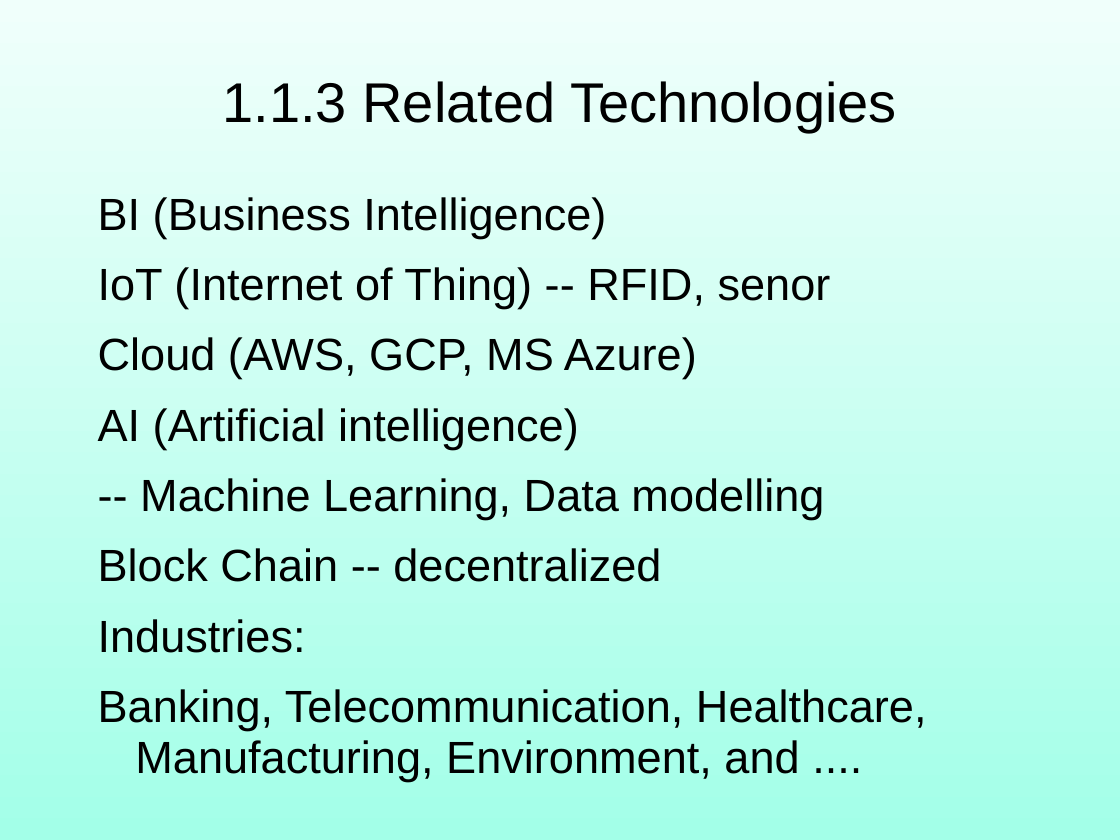
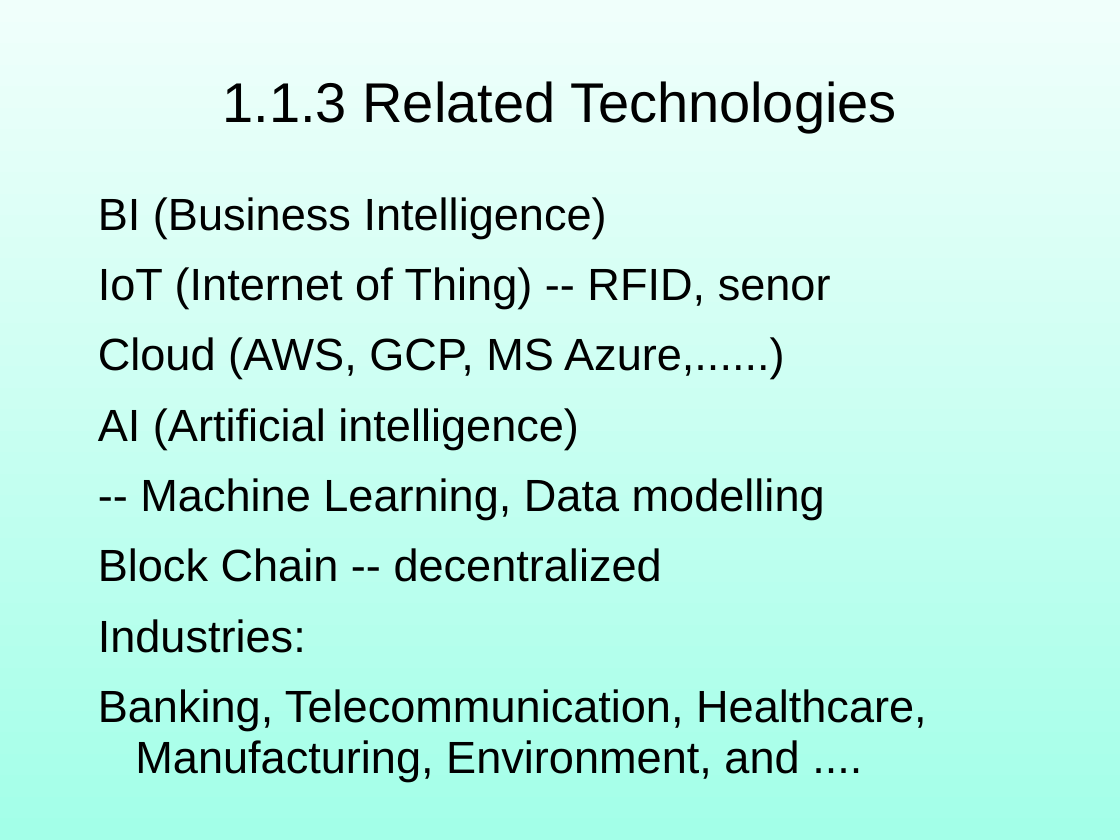
Before and after one commit to robin3795/Data, a slide deck: slide 12 of 2018_1.ppt (slide 13 before the commit). Drawn at 1120x840 pixels with LibreOffice and Linux fonts; fonts in the diff are those of the drawing. Boxes give left, top, right and bottom in pixels: in the first picture for what was removed or moved away, otherwise in the second. Text is boxed around its words. In the diff, an @@ line names an element or a change of style, - is before the commit and + after.

```diff
--- a/2018_1.ppt
+++ b/2018_1.ppt
@@ text at box(98, 337, 784, 379): text changed @@
-Cloud (AWS, GCP, MS Azure)
+Cloud (AWS, GCP, MS Azure,......)
```
Also in this commit, not shown: 17 other slides changed, 4 slides added, 3 slides removed.
